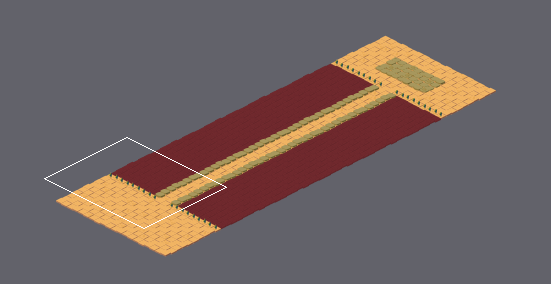
Tiled map: Output/Assets/Maps/Mapa 2 Puente.tmx. The first picture is a wide view before the edit; the outline marks the close-up.
Close-up. Before the commit:
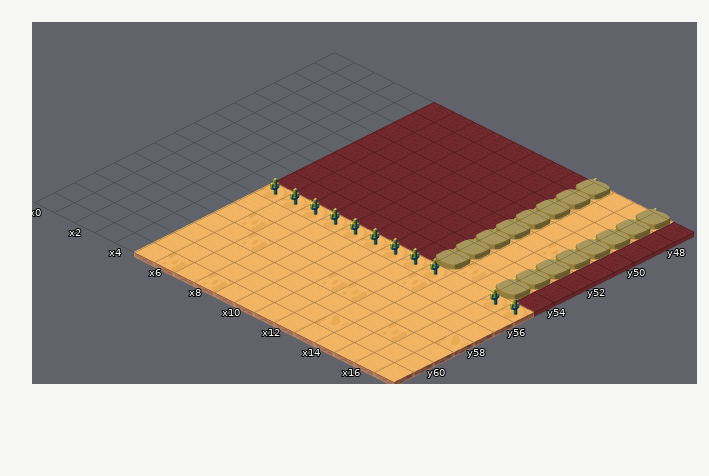
Cells are 128x64 px. Isometric: x runs down to the right, y down to the left. Shown: x 0..17, y 47..61. The commit also changed other parts of the map, which this record leaves out. The old version is drawn lined up with the new one.
The same view after the edit:
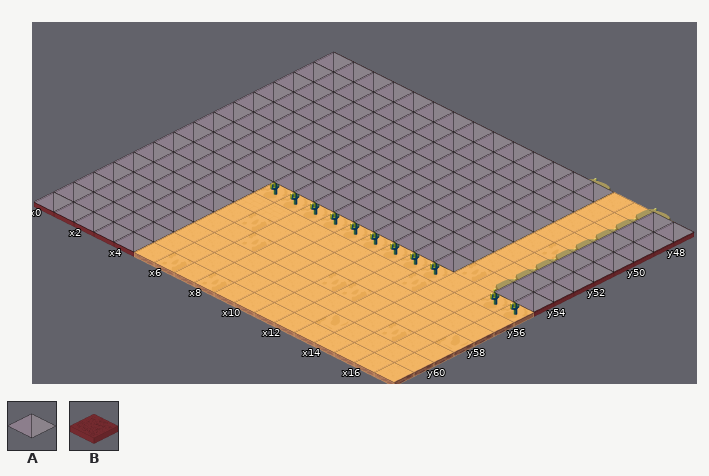
Key: from "128": A 0; from "TABERNA": B 6.
_ is an empty cell.
Tiles of an added or newly shown layer are drawn over the layers below it.
Change:
{"change": "map size 20x60 -> 30x70 cells (old content now starts at 5,5; both pictures use the new coordinates)"}
{"where": "layer \"Capa de patrones 1\""}
{"y":47,"x":0,"old":"_____","new":"BBBBB"}
{"y":48,"x":0,"old":"_____","new":"BBBBB"}
{"y":49,"x":0,"old":"_____","new":"BBBBB"}
{"y":50,"x":0,"old":"_____","new":"BBBBB"}
{"y":51,"x":0,"old":"_____","new":"BBBBB"}
{"y":52,"x":0,"old":"_____","new":"BBBBB"}
{"y":53,"x":0,"old":"_____","new":"BBBBB"}
{"y":54,"x":0,"old":"_____","new":"BBBBB"}
{"y":55,"x":0,"old":"_____","new":"BBBBB"}
{"y":56,"x":0,"old":"_____","new":"BBBBB"}
{"y":57,"x":0,"old":"_____","new":"BBBBB"}
{"y":58,"x":0,"old":"_____","new":"BBBBB"}
{"y":59,"x":0,"old":"_____","new":"BBBBB"}
{"y":60,"x":0,"old":"_____","new":"BBBBB"}
{"y":61,"x":0,"old":"_____","new":"BBBBB"}
{"where": "layer \"Navigation\" (now shown)"}
{"y":47,"x":0,"old":"______________","new":"AAAAAAAAAAAAAA"}
{"y":47,"x":16,"old":"__","new":"AA"}
{"y":48,"x":0,"old":"______________","new":"AAAAAAAAAAAAAA"}
{"y":48,"x":16,"old":"__","new":"AA"}
{"y":49,"x":0,"old":"______________","new":"AAAAAAAAAAAAAA"}
{"y":49,"x":16,"old":"__","new":"AA"}
{"y":50,"x":0,"old":"______________","new":"AAAAAAAAAAAAAA"}
{"y":50,"x":16,"old":"__","new":"AA"}
{"y":51,"x":0,"old":"______________","new":"AAAAAAAAAAAAAA"}
{"y":51,"x":16,"old":"__","new":"AA"}
{"y":52,"x":0,"old":"______________","new":"AAAAAAAAAAAAAA"}
{"y":52,"x":16,"old":"__","new":"AA"}
{"y":53,"x":0,"old":"______________","new":"AAAAAAAAAAAAAA"}
{"y":53,"x":16,"old":"__","new":"AA"}
{"y":54,"x":0,"old":"______________","new":"AAAAAAAAAAAAAA"}
{"y":54,"x":16,"old":"__","new":"AA"}
{"y":55,"x":0,"old":"_____","new":"AAAAA"}
{"y":56,"x":0,"old":"_____","new":"AAAAA"}
{"y":57,"x":0,"old":"_____","new":"AAAAA"}
{"y":58,"x":0,"old":"_____","new":"AAAAA"}
{"y":59,"x":0,"old":"_____","new":"AAAAA"}
{"y":60,"x":0,"old":"_____","new":"AAAAA"}
{"y":61,"x":0,"old":"_____","new":"AAAAA"}
{"label":"added","picture_box":[34,51,694,312]}
